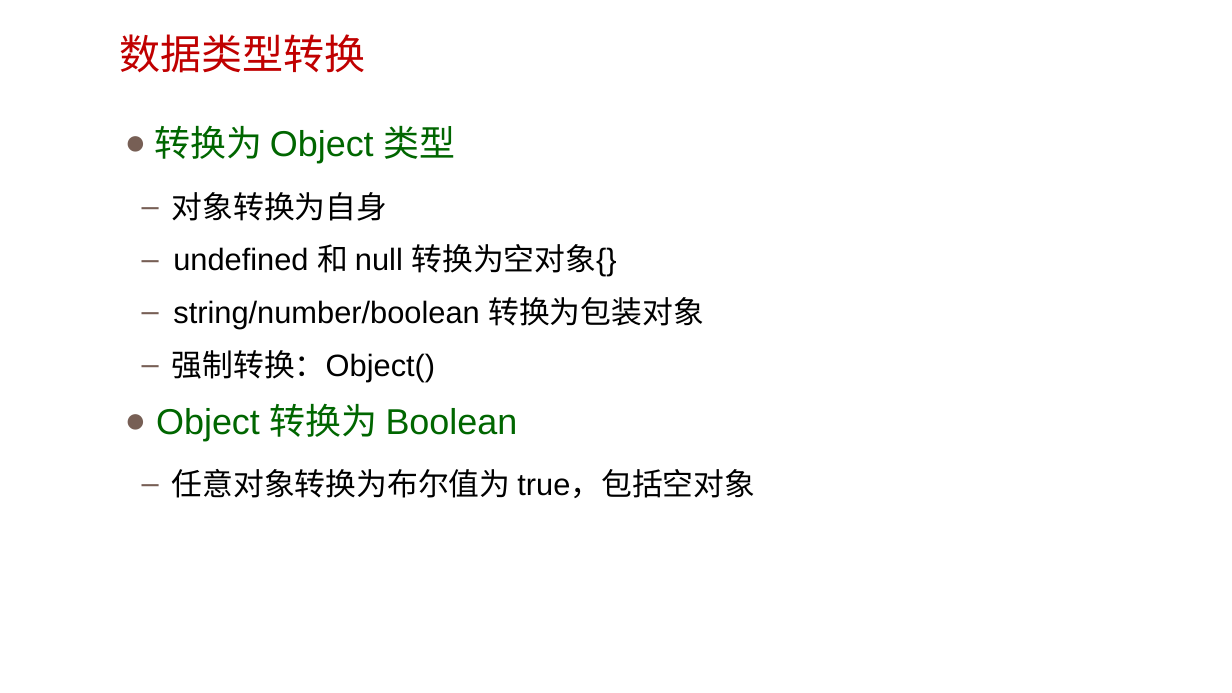
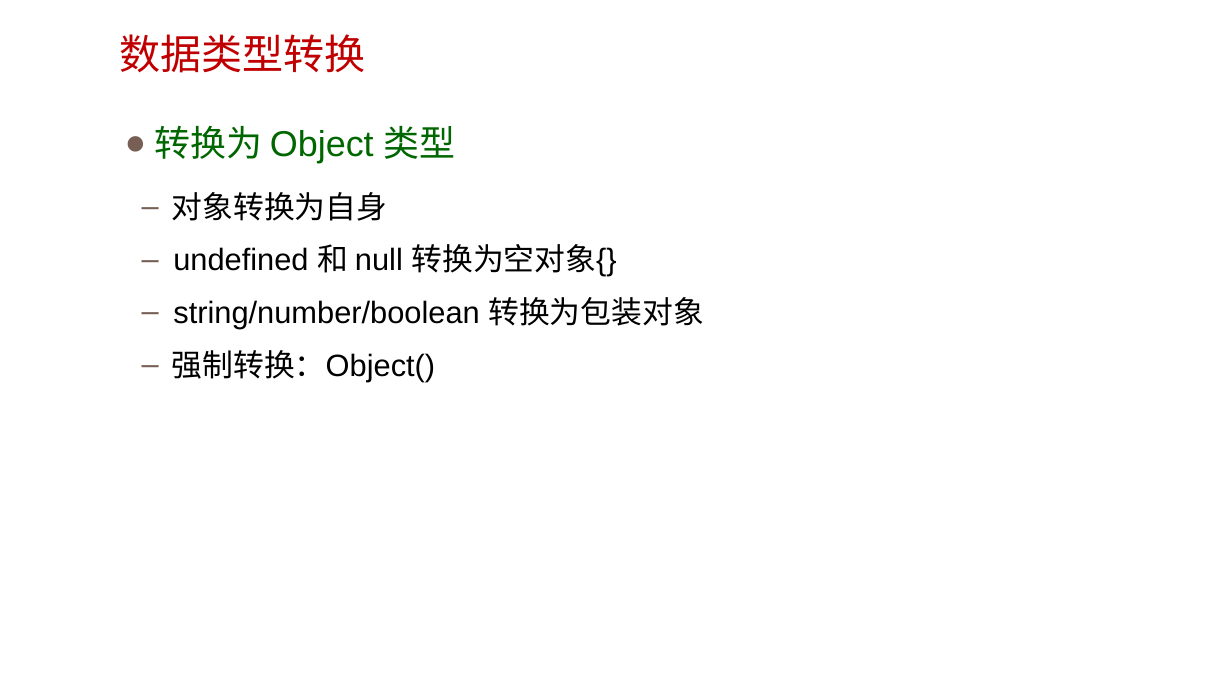
Before and after one commit to xiaoixao/javascript-advanced, a slide deck: slide 9 of 03.包装对象和数据类型转换/03.包装对象.pptx. Drawn at 1232x693 pixels with LibreOffice and Linux fonts; fonts in the diff are those of the drawing; background and template pictures are left out. Boxes give left, top, right and bottom in pixels: in the first picture for what was removed or moved away, otherwise in the second. Text is boxed around its words. In the diff, an @@ line names an element or a change of style, - is before the commit and + after.

```diff
--- a/03.包装对象和数据类型转换/03.包装对象.pptx
+++ b/03.包装对象和数据类型转换/03.包装对象.pptx
@@ text at (156, 404, 755, 498): paragraphs removed @@
-● Object 转换为 Boolean
-  – 任意对象转换为布尔值为 true，包括空对象
```
Also in this commit, not shown: 3 slides added, 2 other files.
